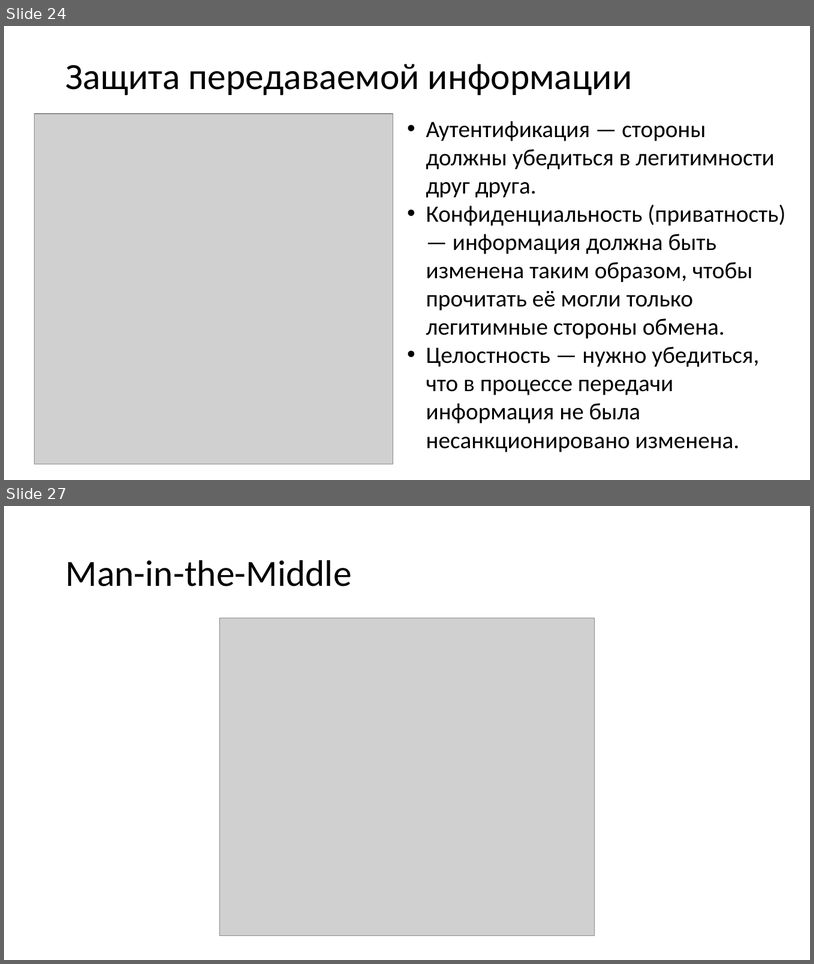
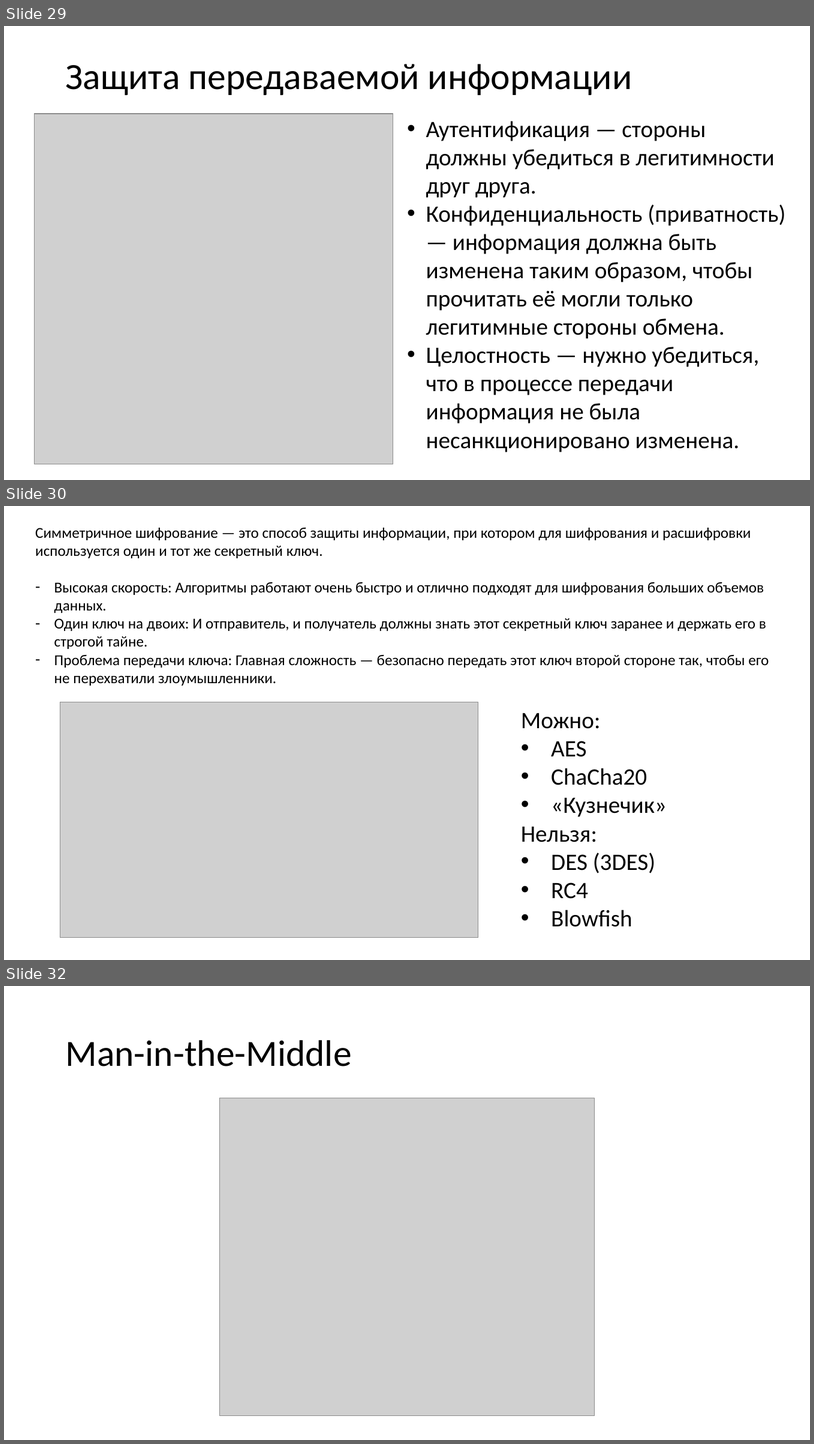
Before and after one commit to gas533/itn, a slide deck: 1.9 Application Layer/1.9 Application Layer.pptx. Shown one above the other, each under a label of ours: slides 24 and 27 before the commit, slides 29, 30 and 32 after it; the slides between them are not shown. The pictures are 814x964 and 814x1444 pixels, drawn with LibreOffice and Linux fonts; fonts in the diff are those of the drawing; grey boxes stand for pictures. Boxes give left, top, right and bottom in pixels: in the first picture for what was removed or moved away, otherwise in the second. Text is boxed around its words. In the diff, an @@ line names an element or a change of style, - is before the commit and + after.

```diff
--- a/1.9 Application Layer/1.9 Application Layer.pptx
+++ b/1.9 Application Layer/1.9 Application Layer.pptx
@@ slide 30 added at box(4, 506, 810, 960), background #FFFFFF @@
@@ text added at box(35, 528, 769, 685), 18 pt, text #000000 @@
+Симметричное шифрование — это способ защиты информации, при котором для шифрования и расшифровки используется один и тот же секретный ключ.
+– Высокая скорость: Алгоритмы работают очень быстро и отлично подходят для шифрования больших объемов данных.
+– Один ключ на двоих: И отправитель, и получатель должны знать этот секретный ключ заранее и держать его в строгой тайне.
+– Проблема передачи ключа: Главная сложность — безопасно передать этот ключ второй стороне так, чтобы его не перехватили злоумышленники.
@@ picture added at box(60, 702, 478, 937) @@
@@ text added at box(521, 713, 667, 927), 28 pt, text #000000 @@
+Можно:
+• AES
+• ChaCha20
+• «Кузнечик»
+Нельзя:
+• DES (3DES)
+• RC4
+• Blowfish
@@ what was slide 24 is now slide 29 @@
@@ what was slide 27 is now slide 32 @@
```
Also in this commit, not shown: 7 slides changed, 6 other slides added, 3 slides removed, 1 other file.
